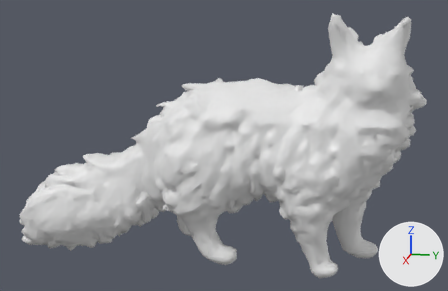
Renders of the glTF model src/lab/assets/emy/emy-neural-20k.glb from each side of a commit.
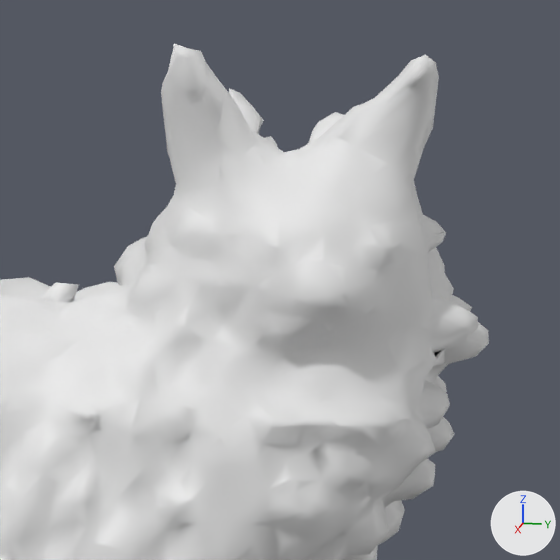
Old and new are each drawn whole from a camera (50 mm lens) standing at (1.409, 0.303, 0.627) and looking at (0.001, 0.021, 0.275) and again close up on the part from 62% to 100% of the width and 0% to 58% of the height. Lighting does not change. The marker at lower right points along +X, +Y and +Z. The last two pictures show the newer version. Materials are left out; every surface is plain grey. Vertices at exactly the same position are counted once.

The first close-up shows 'geometry_0'.
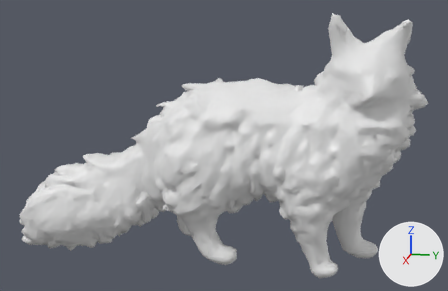
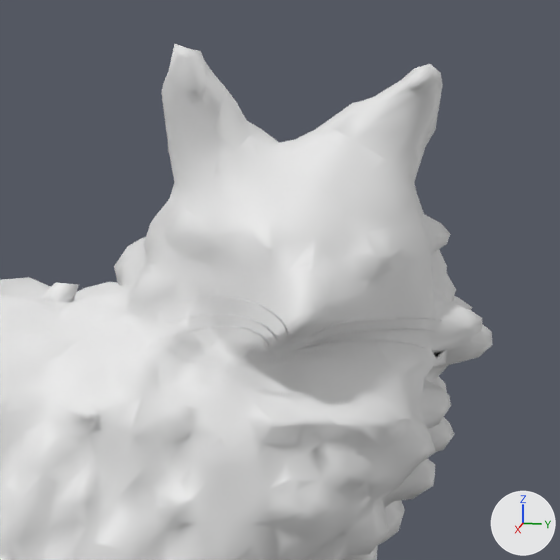
Commit message: Ajustar el rostro y el pelaje de Emy a la referencia de Tripo

Location of each change, [x1, y1, x2, y2] in pixels of the close-ups (560 x 560 px; the box of a moved part takes in the faces that stretch with it):
'geometry_0', reshaped: before [0, 44, 489, 560]; after [0, 44, 493, 560]
part 1 of me_geometry_0, added: after [179, 297, 288, 337]
part 2 of me_geometry_0, added: after [157, 326, 270, 347]
part 3 of me_geometry_0, added: after [286, 340, 427, 353]
part 4 of me_geometry_0, moved or reshaped: before [107, 55, 489, 447]; after [107, 62, 493, 447]

The change in detail:
me_geometry_0 is used by ob_geometry_0; location (0.0, 0.0, 0.0).
me_geometry_0 had 9998 vertices, 19994 faces and spanned x -0.158..0.158, y -0.471..0.471, z 0.0..0.587.
me_geometry_0 now has 10178 vertices, 20318 faces and spans x -0.158..0.158, y -0.471..0.473, z 0.0..0.587.
me_geometry_0 part 1: a new loose piece of 30 vertices spanning x 0.112..0.154, y 0.274..0.341, z 0.416..0.439.
me_geometry_0 part 2: a new loose piece of 30 vertices spanning x 0.103..0.143, y 0.261..0.332, z 0.404..0.421.
me_geometry_0 part 3: a new loose piece of 30 vertices spanning x 0.078..0.124, y 0.34..0.428, z 0.4..0.41.
me_geometry_0 part 4: 723 vertices moved from x -0.029..0.133, y 0.244..0.471, z 0.358..0.581 to x -0.029..0.15, y 0.244..0.473, z 0.358..0.576.
Other edits to the shape of me_geometry_0 do not show in these pictures.
